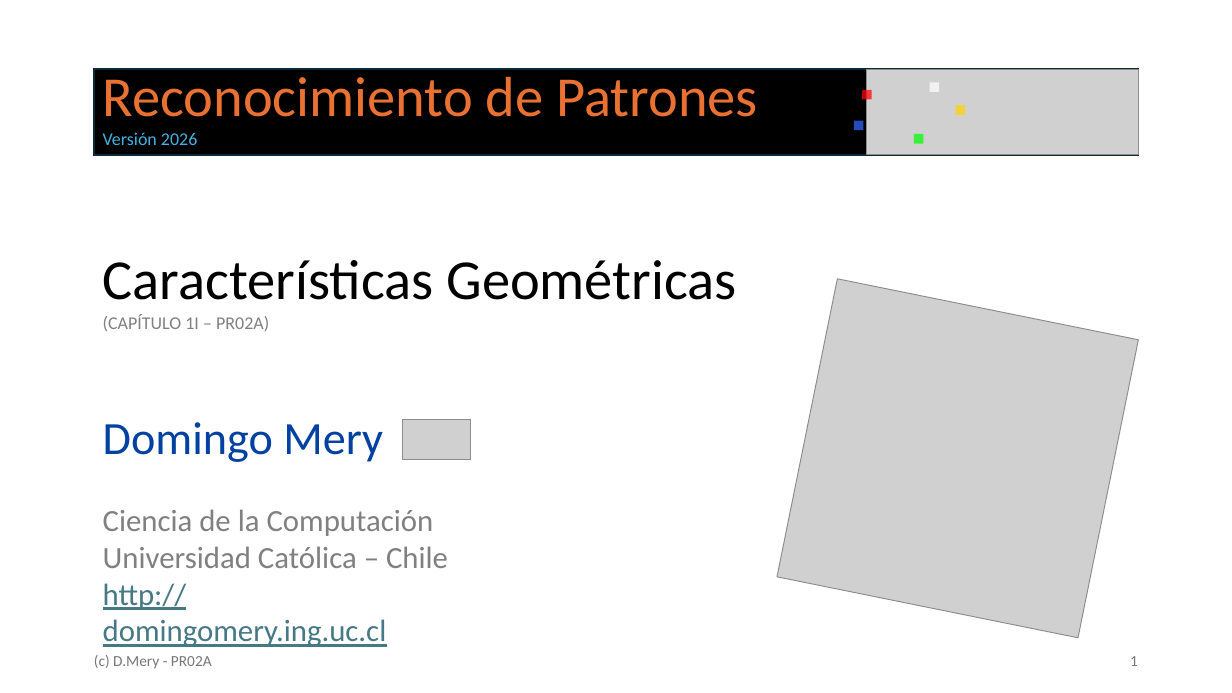
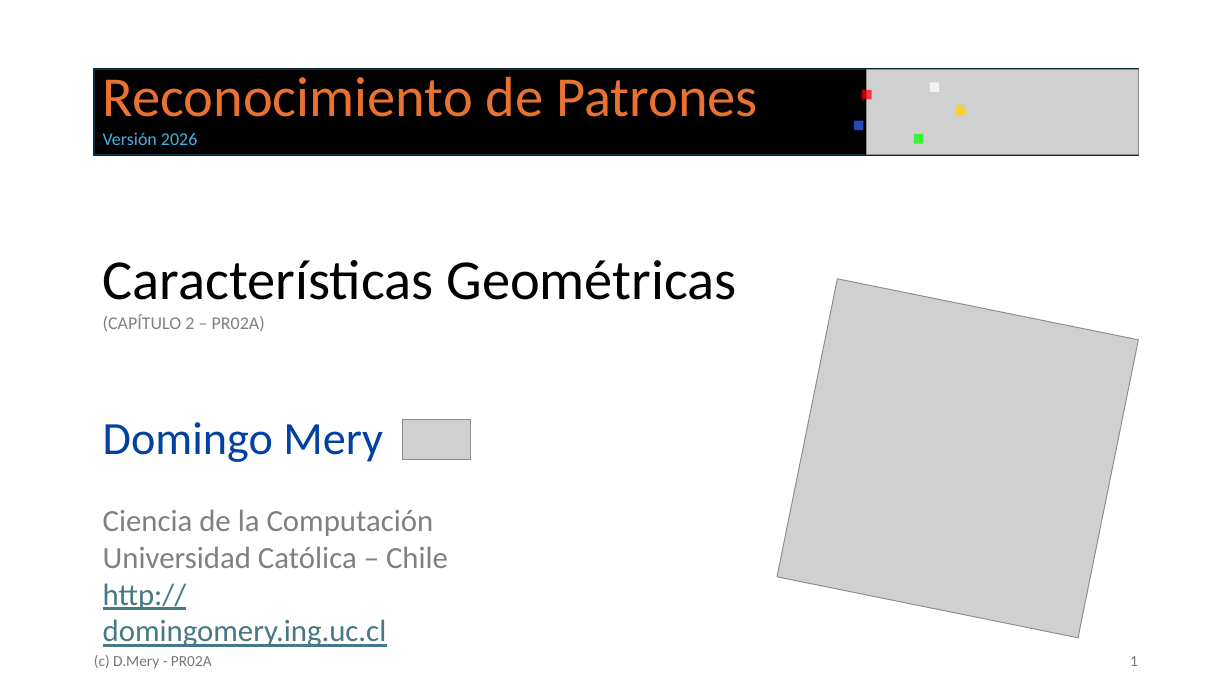
Before and after one commit to domingomery/pr, a slide deck: slide 1 of clases/PR02_Extraccion_de_Caracteristicas/presentaciones/pptx/PR02A_CaracteristicasGeometricas.pptx. Drawn at 1232x693 pixels with LibreOffice and Linux fonts; fonts in the diff are those of the drawing; grey boxes stand for pictures. Boxes give left, top, right and bottom in pixels: in the first picture for what was removed or moved away, otherwise in the second. Text is boxed around its words. In the diff, an @@ line names an element or a change of style, - is before the commit and + after.

```diff
--- a/clases/PR02_Extraccion_de_Caracteristicas/presentaciones/pptx/PR02A_CaracteristicasGeometricas.pptx
+++ b/clases/PR02_Extraccion_de_Caracteristicas/presentaciones/pptx/PR02A_CaracteristicasGeometricas.pptx
@@ text at bbox=[103, 314, 265, 331]: text changed @@
-(CAPÍTULO 1I – PR02A)
+(CAPÍTULO 2 – PR02A)
```
Also in this commit, not shown: 12 other files.
